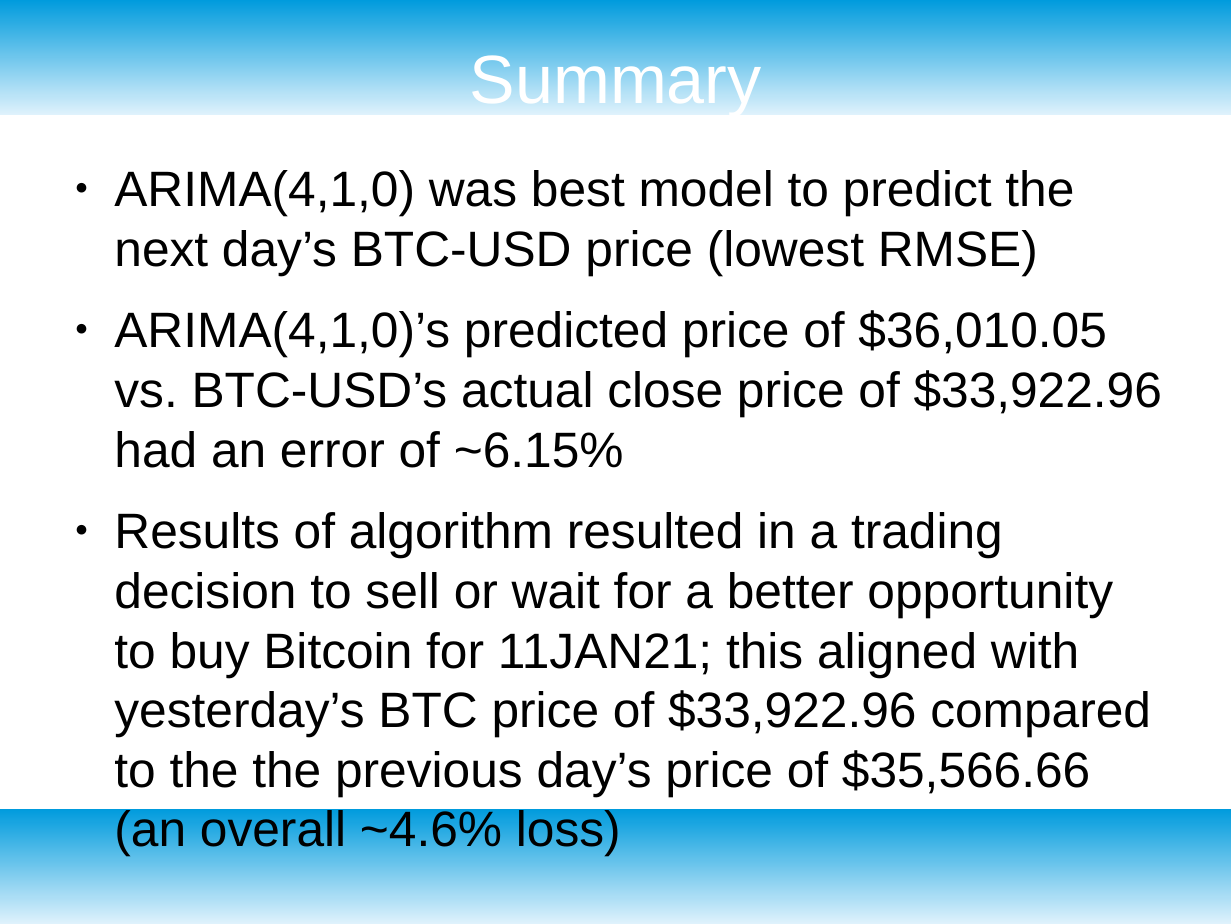
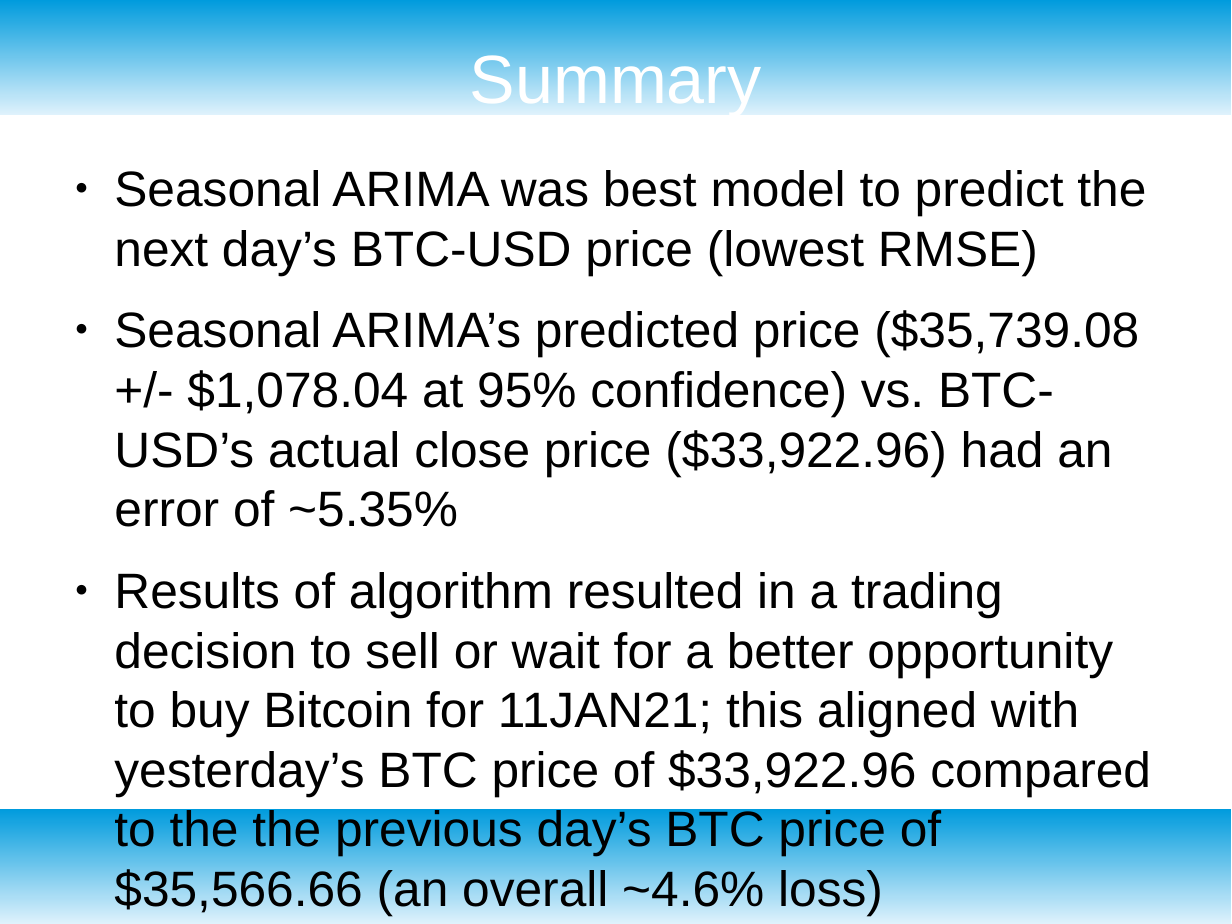
Before and after one commit to Johnson202/Bitcoin-Predictor-Model, a slide deck: slide 20 of Presentation.odp (slide 18 before the commit). Drawn at 1232x924 pixels with LibreOffice and Linux fonts; fonts in the diff are those of the drawing. Boxes give left, top, right and bottom in pixels: in the first picture for what was removed or moved away, otherwise in the second. Text is boxed around its words. In the diff, an @@ line names an element or a change of style, - is before the commit and + after.

```diff
--- a/Presentation.odp
+++ b/Presentation.odp
@@ text at (114,170,1151,916): text changed @@
-● ARIMA(4,1,0) was best model to predict the next day’s BTC-USD price (lowest RMSE)
-● ARIMA(4,1,0)’s predicted price of $36,010.05 vs. BTC-USD’s actual close price of $33,922.96 had an error of ~6.15%
-● Results of algorithm resulted in a trading decision to sell or wait for a better opportunity to buy Bitcoin for 11JAN21; this aligned with yesterday’s BTC price of $33,922.96 compared to the the previous day’s price of $35,566.66 (an overall ~4.6% loss)
+● Seasonal ARIMA was best model to predict the next day’s BTC-USD price (lowest RMSE)
+● Seasonal ARIMA’s predicted price ($35,739.08 +/- $1,078.04 at 95% confidence) vs. BTC-USD’s actual close price ($33,922.96) had an error of ~5.35%
+● Results of algorithm resulted in a trading decision to sell or wait for a better opportunity to buy Bitcoin for 11JAN21; this aligned with yesterday’s BTC price of $33,922.96 compared to the the previous day’s BTC price of $35,566.66 (an overall ~4.6% loss)
```
Also in this commit, not shown: 7 other slides changed, 2 slides added, 2 other files.
